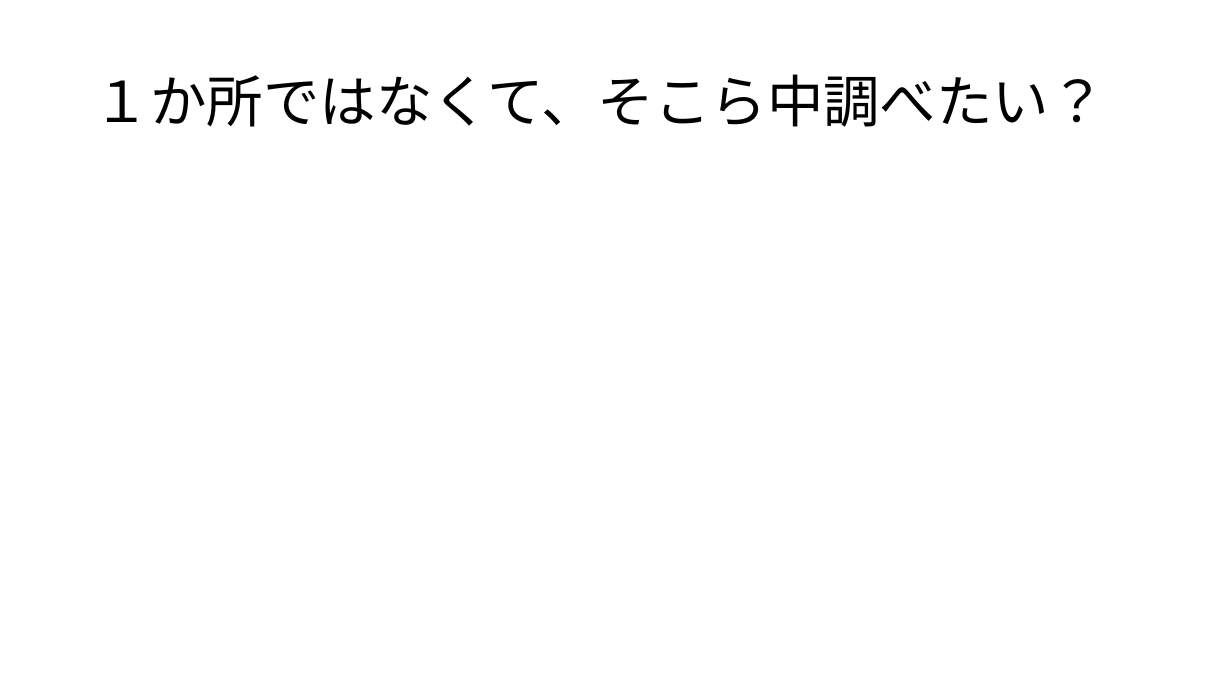
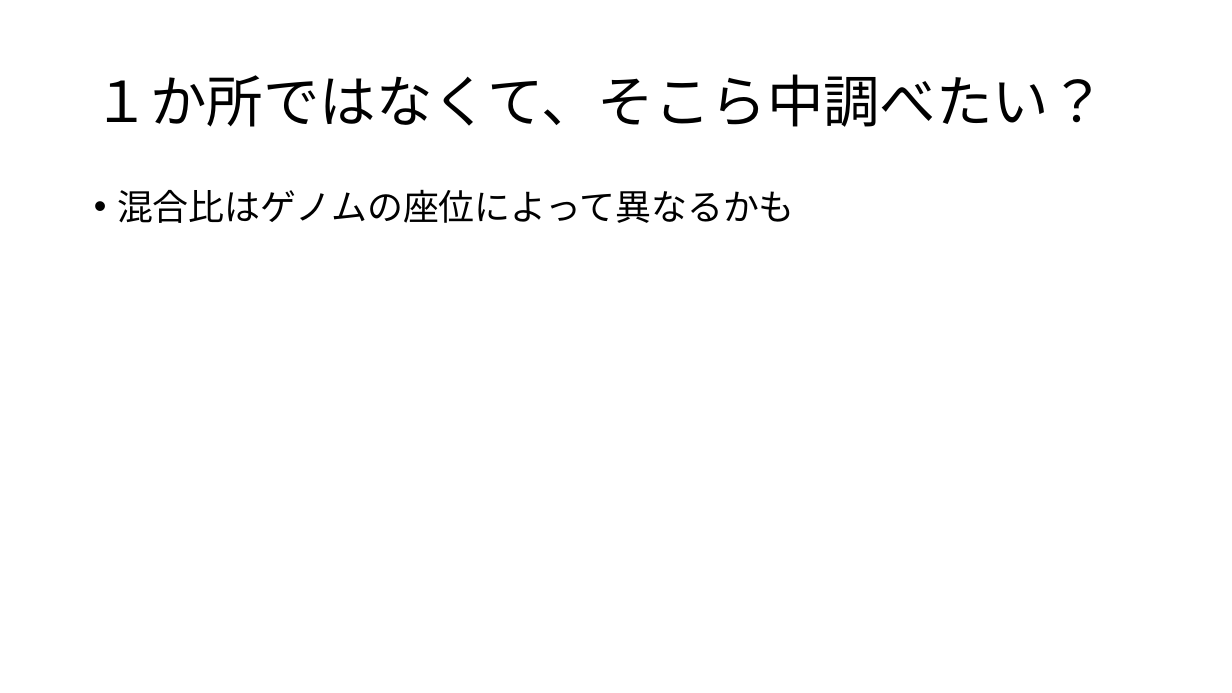
Before and after one commit to ryamada22/atom, a slide deck: slide 34 of Lectures2019/chimeraNGStyping2020Jan.pptx (slide 28 before the commit). Drawn at 1232x693 pixels with LibreOffice and Linux fonts; fonts in the diff are those of the drawing. Boxes give left, top, right and bottom in pixels: in the first picture for what was removed or moved away, otherwise in the second. Text is boxed around its words. In the diff, an @@ line names an element or a change of style, - is before the commit and + after.

```diff
--- a/Lectures2019/chimeraNGStyping2020Jan.pptx
+++ b/Lectures2019/chimeraNGStyping2020Jan.pptx
@@ text added at bbox=[117, 189, 795, 223], 28 pt, text #000000 @@
+• 混合比はゲノムの座位によって異なるかも
```
Also in this commit, not shown: 2 other slides changed, 9 slides added, 1 other file.
